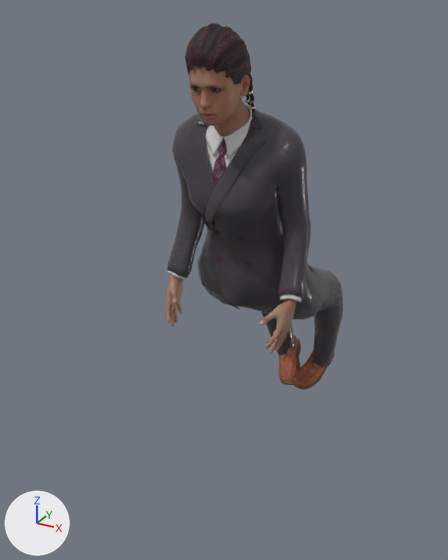
An edit to the glTF model assets/personaggi/realistici/sella/donna-02.glb, drawn before and after from the same camera.
Both versions are drawn from a 50 mm camera at (0.847, -1.779, 1.518) aimed at (-0.081, -0.092, 0.674). The axes (+X, +Y, +Z) are drawn at lower left. The lights are the same throughout. The picture after the commit comes second. Vertices at exactly the same position are counted once.

Names of what the first picture shows: 'Human', 'Human.elvs_braided_rows', 'Human.shoes01', 'Human.toigo_female_double-breasted_suit'.
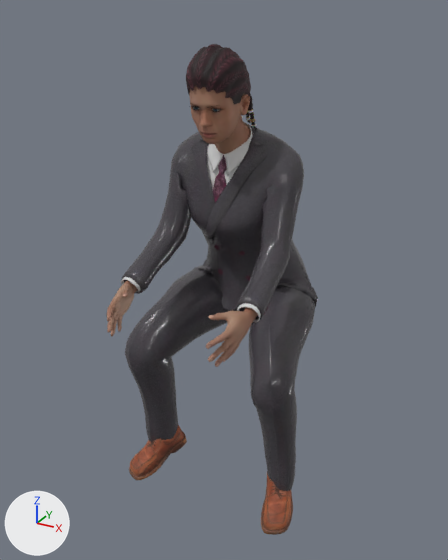
Boxes [x1, y1, x2, y2] around the edits, measured in the pictures (448 x 560 px; the box of a moved part takes in the faces that stretch with it):
'Human.toigo_female_double-breasted_suit', reshaped, moved (12% wider, 41% taller): before [167, 105, 343, 367]; after [121, 122, 318, 491]
'Human', reshaped, moved (15% wider): before [165, 65, 297, 353]; after [106, 86, 258, 367]
'Human.elvs_braided_rows', moved: before [185, 23, 257, 115]; after [186, 44, 258, 132]
'Human.shoes01', reshaped, moved: before [278, 334, 334, 389]; after [129, 425, 293, 535]
part 1 of me_base_006, moved or reshaped: before [165, 274, 183, 326]; after [106, 280, 138, 336]
part 2 of me_base_006, moved or reshaped: before [259, 299, 297, 353]; after [206, 307, 258, 367]
part 3 of me_shoes01_001, moved or reshaped: before [292, 351, 334, 389]; after [261, 476, 293, 535]
part 4 of me_shoes01_001, moved or reshaped: before [278, 334, 301, 385]; after [129, 425, 187, 480]
part 5 of me_fem_suit_double_breasted, moved or reshaped: before [280, 295, 301, 302]; after [237, 303, 261, 323]
part 6 of me_fem_suit_double_breasted, moved or reshaped: before [168, 270, 185, 279]; after [121, 277, 141, 293]
part 7 of me_fem_suit_double_breasted, moved or reshaped: before [167, 108, 343, 367]; after [122, 126, 318, 491]

What changed in the scene script:
```text
Change me_base_006:
    remove me_base_006.from_pydata(...)  # 7670 vertices, 15212 faces; spans x -0.223..0.223, y -0.362..-0.133, z 0.73..1.616
    add me_base_006.from_pydata(...)  # 7670 vertices, 15212 faces; spans x -0.213..0.213, y -0.614..-0.133, z 0.902..1.616
    me_base_006 part 1: the loose piece of 1669 vertices spanning x -0.223..-0.146, y -0.298..-0.159, z 0.73..0.922 is multiplied about its middle by the matrix ((0.998, -0.053, -0.023), (0.056, 0.765, 0.642), (-0.017, -0.642, 0.767)), then moved by (0.015, -0.294, 0.151)
    me_base_006 part 2: the loose piece of 1669 vertices spanning x 0.146..0.223, y -0.298..-0.159, z 0.73..0.922 is multiplied about its middle by the matrix ((0.998, 0.053, 0.023), (-0.056, 0.765, 0.642), (0.017, -0.642, 0.767)), then moved by (-0.015, -0.294, 0.151)
    other edits to the shape of me_base_006 do not show in these pictures
Change me_shoes01_001:
    remove me_shoes01_001.from_pydata(...)  # 1722 vertices, 3320 faces; spans x -0.148..0.148, y 0.376..0.587, z 0.182..0.457
    add me_shoes01_001.from_pydata(...)  # 1722 vertices, 3320 faces; spans x -0.306..0.306, y -0.425..-0.195, z 0.232..0.483
    me_shoes01_001 part 3: the loose piece of 717 vertices spanning x -0.016..0.122, y 0.376..0.587, z 0.182..0.353 is multiplied about its middle by the matrix ((0.79, -0.523, -0.321), (0.567, 0.822, 0.055), (0.235, -0.226, 0.945)), then moved by (0.173, -0.789, 0.025)
    me_shoes01_001 part 4: the loose piece of 717 vertices spanning x -0.122..0.016, y 0.376..0.587, z 0.182..0.353 is multiplied about its middle by the matrix ((0.79, 0.523, 0.321), (-0.567, 0.822, 0.055), (-0.235, -0.226, 0.945)), then moved by (-0.173, -0.789, 0.025)
    other edits to the shape of me_shoes01_001 do not show in these pictures
Change me_fem_suit_double_breasted:
    remove me_fem_suit_double_breasted.from_pydata(...)  # 5393 vertices, 10062 faces; spans x -0.241..0.238, y -0.276..0.563, z 0.268..1.448
    add me_fem_suit_double_breasted.from_pydata(...)  # 5393 vertices, 10062 faces; spans x -0.296..0.296, y -0.474..0.105, z 0.308..1.448
    me_fem_suit_double_breasted part 5: the loose piece of 96 vertices spanning x 0.171..0.236, y -0.219..-0.159, z 0.878..0.917 is multiplied about its middle by the matrix ((0.998, 0.053, 0.023), (-0.056, 0.765, 0.642), (0.017, -0.642, 0.767)), then moved by (-0.011, -0.259, 0.109)
    me_fem_suit_double_breasted part 6: the loose piece of 96 vertices spanning x -0.236..-0.165, y -0.222..-0.157, z 0.878..0.914 is multiplied about its middle by the matrix ((0.998, -0.053, -0.023), (0.056, 0.765, 0.642), (-0.017, -0.642, 0.767)), then moved by (0.011, -0.26, 0.11)
    me_fem_suit_double_breasted part 7: 3415 of 5393 vertices moved; they spanned x -0.241..0.238, y -0.254..0.563, z 0.268..1.44 and now span x -0.296..0.296, y -0.468..0.105, z 0.308..1.44; mean shift (0.0, -0.29, 0.032); largest move (0.042, 0.507, 0.304) -> (0.192, -0.291, 0.318)
    other edits to the shape of me_fem_suit_double_breasted do not show in these pictures
Change ob_human:
    ob_human.location: (0.0, 0.0, -0.182) -> (0.0, 0.0, -0.232)
Change ob_human_elvs_braided_rows:
    ob_human_elvs_braided_rows.location: (0.0, 0.0, -0.182) -> (0.0, 0.0, -0.232)
Change ob_human_shoes01:
    ob_human_shoes01.location: (0.0, 0.0, -0.182) -> (0.0, 0.0, -0.232)
Change ob_human_toigo_female_double_breasted_suit:
    ob_human_toigo_female_double_breasted_suit.location: (0.0, 0.0, -0.182) -> (0.0, 0.0, -0.232)
```
